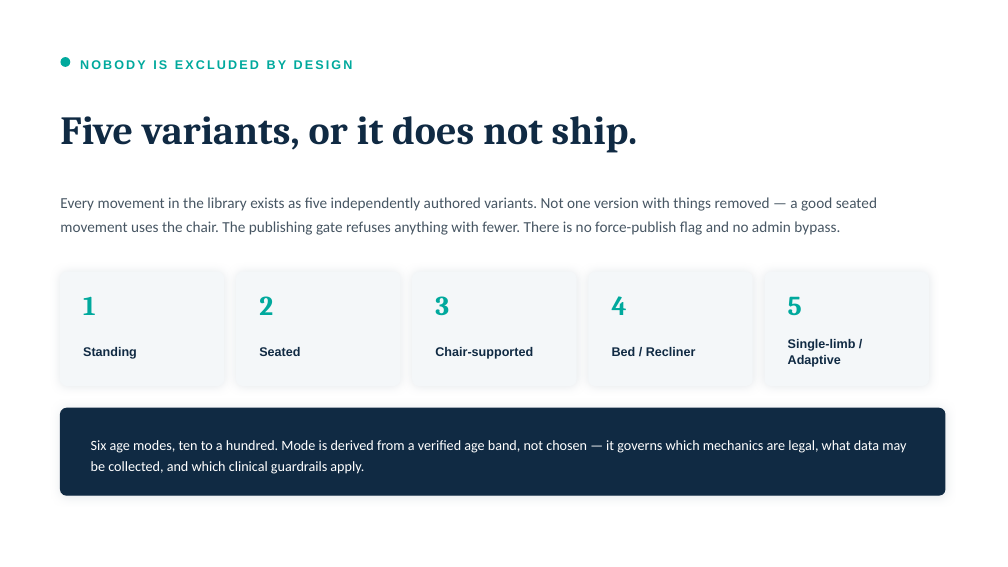
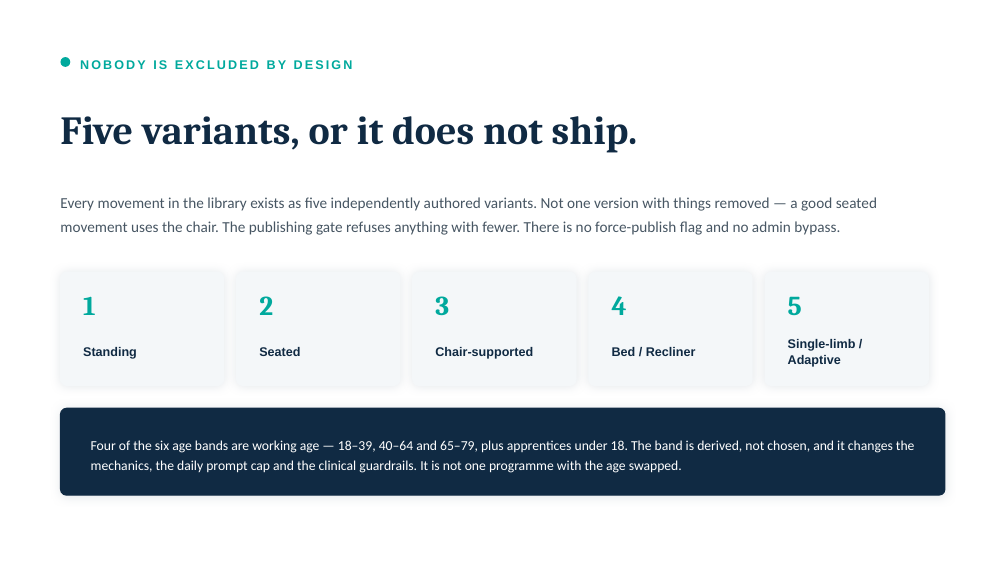
Before and after one commit to jnnseya-cpu/JESSIE, a slide deck: slide 5 of docs/sales/JESS-MOVE-for-organisations.pptx. Drawn at 1008x567 pixels with LibreOffice and Linux fonts; fonts in the diff are those of the drawing. Boxes give left, top, right and bottom in pixels: in the first picture for what was removed or moved away, otherwise in the second. Text is boxed around its words. In the diff, an @@ line names an element or a change of style, - is before the commit and + after.

```diff
--- a/docs/sales/JESS-MOVE-for-organisations.pptx
+++ b/docs/sales/JESS-MOVE-for-organisations.pptx
@@ text at (91,440,914,473): text changed; size 13.5 to 13 pt @@
-Six age modes, ten to a hundred. Mode is derived from a verified age band, not chosen — it governs which mechanics are legal, what data may be collected, and which clinical guardrails apply.
+Four of the six age bands are working age — 18–39, 40–64 and 65–79, plus apprentices under 18. The band is derived, not chosen, and it changes the mechanics, the daily prompt cap and the clinical guardrails. It is not one programme with the age swapped.
```
Also in this commit, not shown: 1 other slide changed, 1 slide added, 3 other files.
